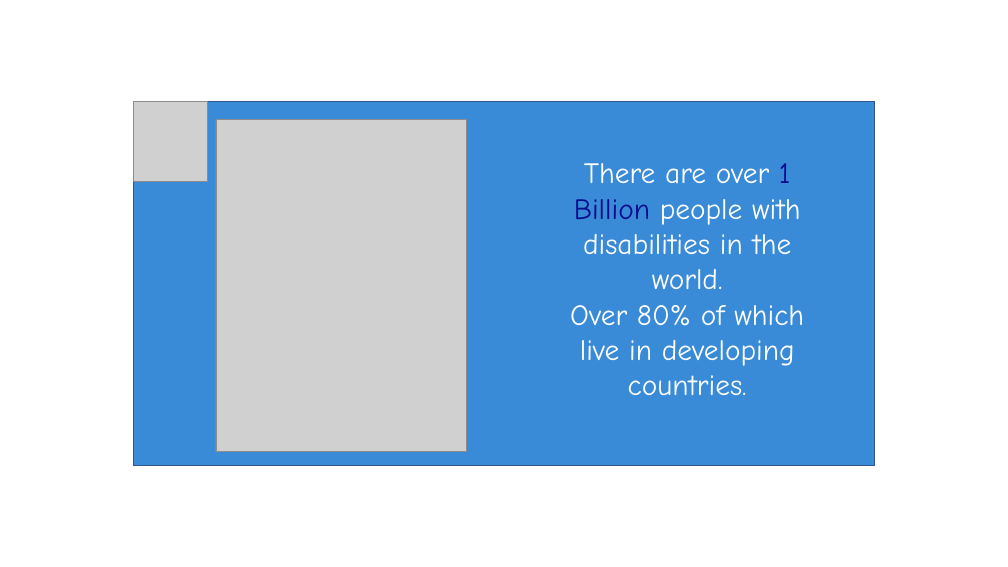
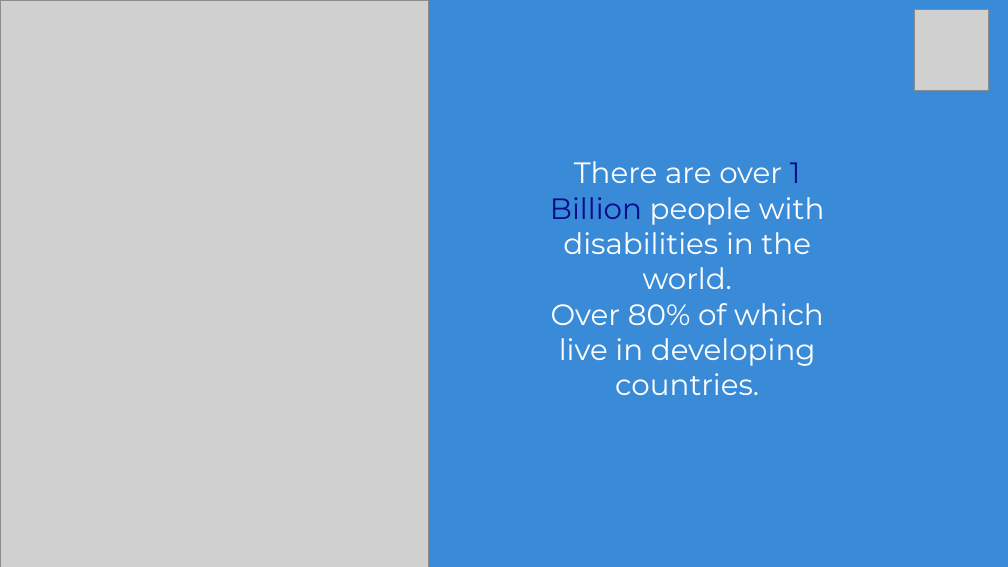
Before and after one commit to rs6713/sesame, a slide deck: slide 2 of sesame_presentation.pptx. Drawn at 1008x567 pixels with LibreOffice and Linux fonts; fonts in the diff are those of the drawing; grey boxes stand for pictures; background and template pictures are left out. Boxes give left, top, right and bottom in pixels: in the first picture for what was removed or moved away, otherwise in the second. Text is boxed around its words. In the diff, an @@ line names an element or a change of style, - is before the commit and + after.

```diff
--- a/sesame_presentation.pptx
+++ b/sesame_presentation.pptx
@@ background #FFFFFF to #3A8BD7 @@
@@ picture: place and size @@
-picture at (216,119,467,451)
+picture at (0,0,428,567)
@@ picture: place and size @@
-picture at (133,101,207,181)
+picture at (915,10,989,90)
@@ rectangle removed at (133,101,875,466) @@
@@ text "There are over 1 Billion ..." at (550,161,825,395): font Comic Neue to Montserrat @@
```
Also in this commit, not shown: 6 other slides changed, 1 slide added, 1 slide removed.
